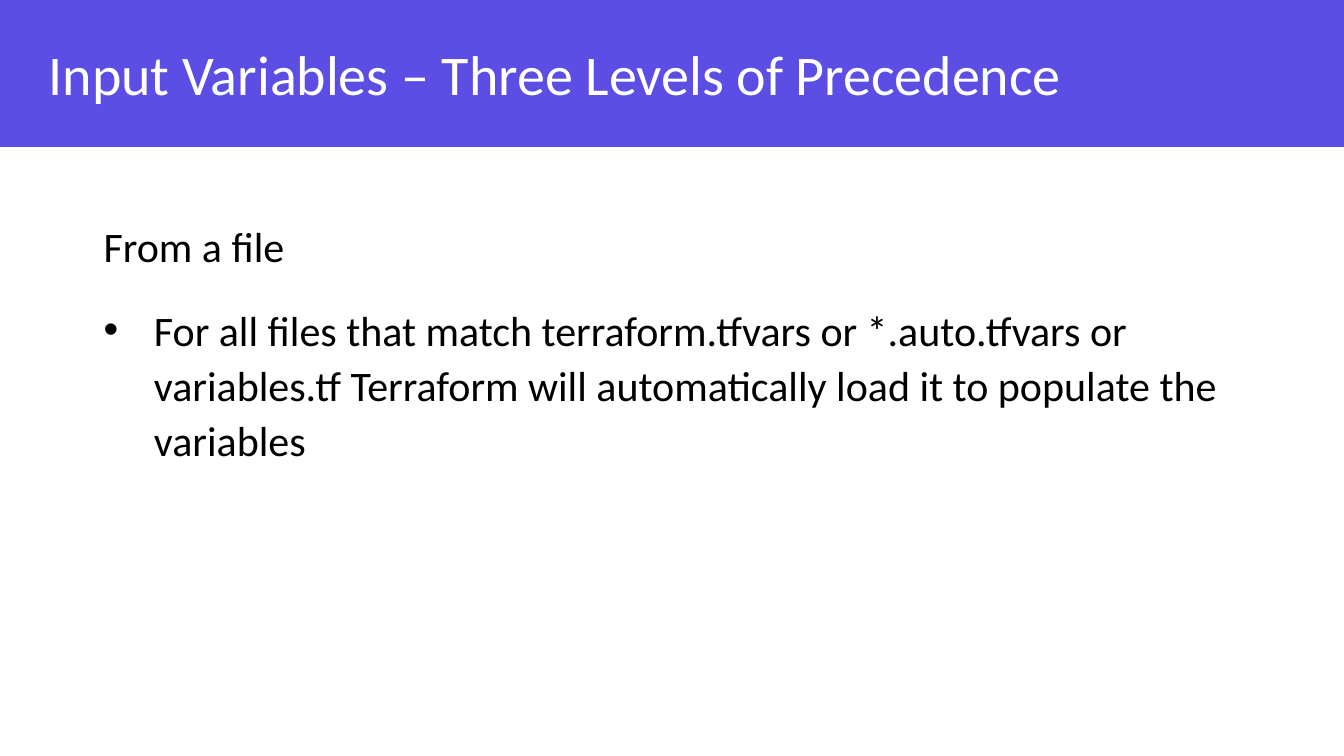
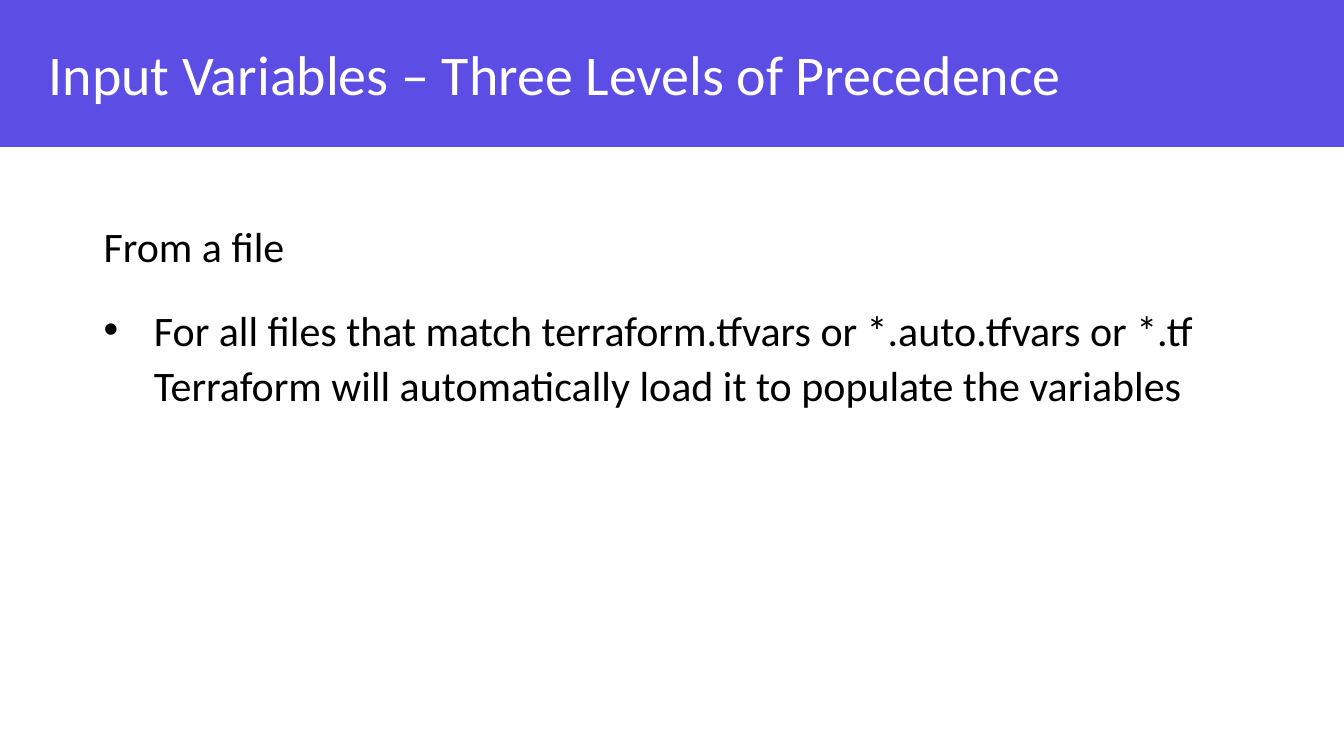
Before and after one commit to grove-mountain/azure-workshop-training, a slide deck: slide 36 of Slides/Azure and Terraform Workshop - Chapter 2.pptx. Drawn at 1344x756 pixels with LibreOffice and Linux fonts; fonts in the diff are those of the drawing; background and template pictures are left out. Boxes give left, top, right and bottom in pixels: in the first picture for what was removed or moved away, otherwise in the second. Text is boxed around its words. In the diff, an @@ line names an element or a change of style, - is before the commit and + after.

```diff
--- a/Slides/Azure and Terraform Workshop - Chapter 2.pptx
+++ b/Slides/Azure and Terraform Workshop - Chapter 2.pptx
@@ text at box(154, 316, 1192, 408): text changed @@
-• For all files that match terraform.tfvars or *.auto.tfvars or variables.tf Terraform will automatically load it to populate the variables
+• For all files that match terraform.tfvars or *.auto.tfvars or *.tf Terraform will automatically load it to populate the variables
```
Also in this commit, not shown: 7 other slides changed, 10 slides removed, 7 other files.
